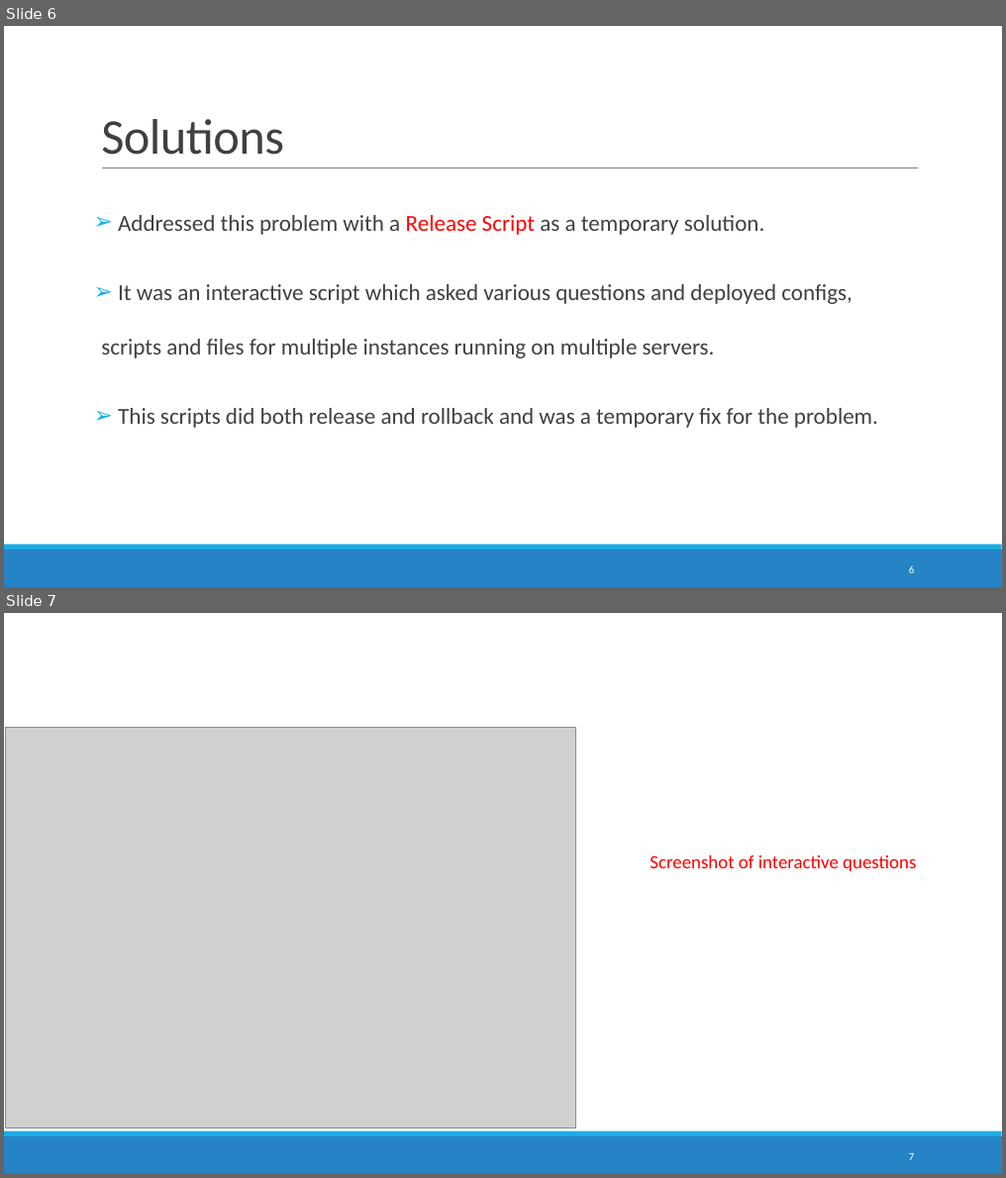
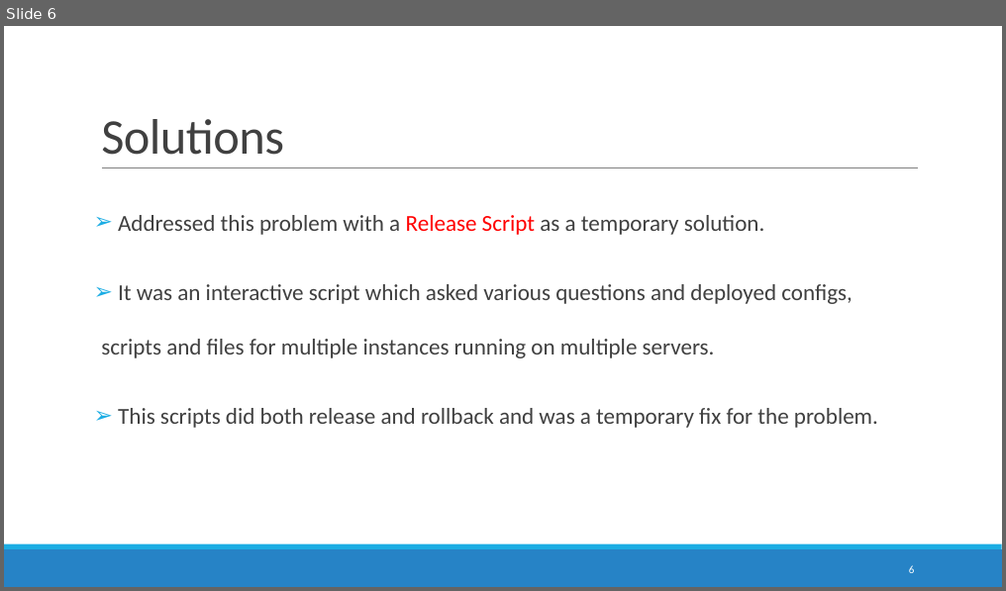
Before and after one commit to ayush987goyal/express, a slide deck: workspace/Automation of Configuration Management.pptx. Shown one above the other, each under a label of ours: slides 6 and 7 before the commit, slide 6 after it. The pictures are 1006x1178 and 1006x591 pixels, drawn with LibreOffice and Linux fonts; fonts in the diff are those of the drawing; grey boxes stand for pictures; background and template pictures are left out. Boxes give left, top, right and bottom in pixels: in the first picture for what was removed or moved away, otherwise in the second. Text is boxed around its words. In the diff, an @@ line names an element or a change of style, - is before the commit and + after.

Commit message:
some change

```diff
--- a/workspace/Automation of Configuration Management.pptx
+++ b/workspace/Automation of Configuration Management.pptx
@@ slide 7 removed at bbox=[4, 613, 1002, 1174], background #FFFFFF; not listed: 2 template elements that a slide beside it also shows @@
@@ picture removed at bbox=[6, 727, 576, 1129] @@
@@ text removed at bbox=[649, 856, 916, 871] @@
-Screenshot of interactive questions
@@ page number removed at bbox=[909, 1154, 915, 1160] @@
-7
```
Also in this commit, not shown: 1 slide added.
